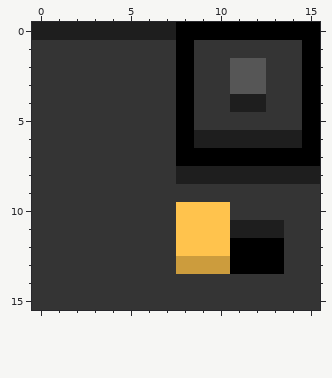
Two states of a pixel-art file, Assets/Art/tiles/tiles.ase. The first picture shows the starting point.
16x16 pixels, 1 frame.
The result:
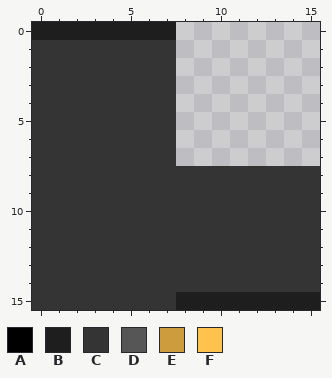
Palette (. is transparent): A #000000  B #1e1e1e  C #343434  D #565656  E #cc9c3d  F #ffc34d
Diff:
y 0: x 8..15 AAAAAAAA -> ........
y 1: x 8..15 ACCCCCCA -> ........
y 2..3: x 8..15 ACCDDCCA -> ........
y 4: x 8..15 ACCBBCCA -> ........
y 5: x 8..15 ACCCCCCA -> ........
y 6: x 8..15 ABBBBBBA -> ........
y 7: x 8..15 AAAAAAAA -> ........
y 8: x 8..15 BBBBBBBB -> CCCCCCCC
y 10: x 8..10 FFF -> CCC
y 11: x 8..13 FFFBBB -> CCCCCC
y 12: x 8..13 FFFAAA -> CCCCCC
y 13: x 8..13 EEEAAA -> CCCCCC
y 15: x 8..15 CCCCCCCC -> BBBBBBBB
Changed places in both pictures, as pixel boxes (x1, y1, x2, y2):
changed: (176, 22, 320, 310)
